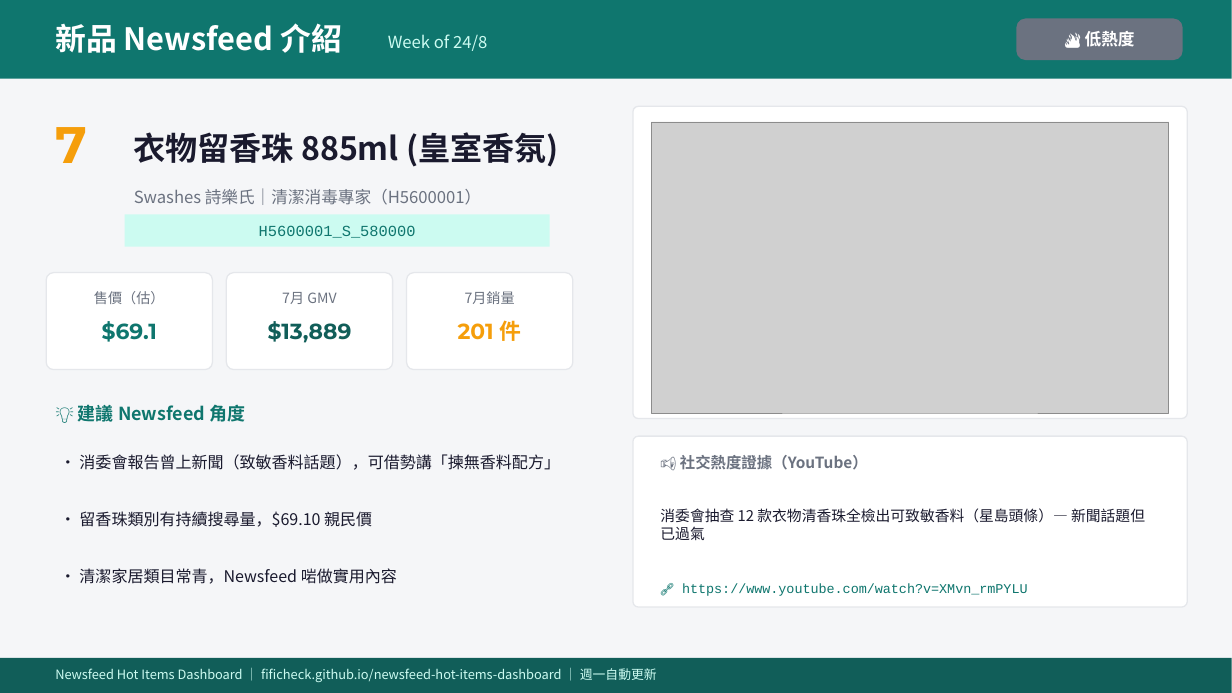
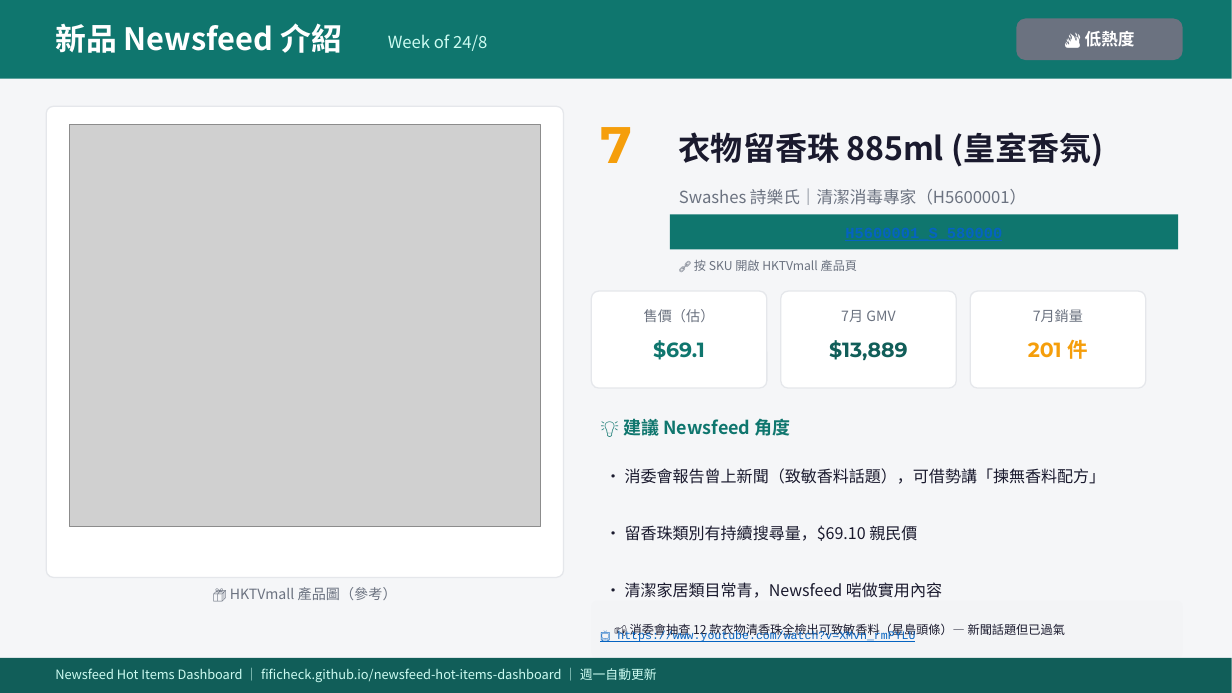
Before and after one commit to FIFICHECK/newsfeed-hot-items-dashboard, a slide deck: slide 1 of ppt/2026-08-24_H5600001_S_580000.pptx. Drawn at 1232x693 pixels with LibreOffice and Linux fonts; fonts in the diff are those of the drawing; grey boxes stand for pictures. Boxes give left, top, right and bottom in pixels: in the first picture for what was removed or moved away, otherwise in the second. Text is boxed around its words. In the diff, an @@ line names an element or a change of style, - is before the commit and + after.

Commit message:
Add per-SKU PPT: 2026-08-24_H5600001_S_580000.pptx

```diff
--- a/ppt/2026-08-24_H5600001_S_580000.pptx
+++ b/ppt/2026-08-24_H5600001_S_580000.pptx
@@ rounded rectangle resized from (x1=226, y1=273, x2=393, y2=370) to (x1=46, y1=106, x2=564, y2=578) @@
@@ rounded rectangle at (x1=46, y1=106, x2=564, y2=578): proportions changed @@
@@ text "7" moved from (x1=55, y1=127, x2=87, y2=163) to (x1=600, y1=127, x2=632, y2=163) @@
@@ rounded rectangle removed at (x1=633, y1=106, x2=1188, y2=419) @@
@@ text "衣物留香珠 885ml (皇室香氛)" moved from (x1=134, y1=132, x2=558, y2=167) to (x1=679, y1=132, x2=1103, y2=167) @@
@@ picture resized from (x1=652, y1=122, x2=1169, y2=413) to (x1=69, y1=125, x2=541, y2=527) @@
@@ text "Swashes 詩樂氏｜清潔消毒專家（H5600001）" moved from (x1=134, y1=188, x2=481, y2=205) to (x1=679, y1=188, x2=1026, y2=205) @@
@@ rectangle removed at (x1=125, y1=214, x2=550, y2=247) @@
-H5600001_S_580000
@@ rectangle added at (x1=670, y1=214, x2=1178, y2=250), fill #0F766E @@
@@ text added at (x1=694, y1=260, x2=857, y2=271), 9.5 pt, text #6B7280 @@
+🔗 按 SKU 開啟 HKTVmall 產品頁
@@ rounded rectangle resized from (x1=407, y1=273, x2=573, y2=370) to (x1=592, y1=291, x2=767, y2=388) @@
@@ rounded rectangle resized from (x1=46, y1=273, x2=213, y2=370) to (x1=781, y1=291, x2=957, y2=388) @@
@@ rounded rectangle added at (x1=970, y1=291, x2=1146, y2=388), fill #FFFFFF, outline #E5E7EB 1 pt @@
@@ text "售價（估）" moved from (x1=94, y1=291, x2=165, y2=304) to (x1=644, y1=309, x2=715, y2=322) @@
@@ text "$69.1" moved from (x1=102, y1=321, x2=157, y2=342) to (x1=653, y1=340, x2=705, y2=360) @@
@@ text "7月 GMV" moved from (x1=282, y1=292, x2=336, y2=304) to (x1=841, y1=310, x2=895, y2=322) @@
@@ text "$13,889" moved from (x1=268, y1=321, x2=352, y2=343) to (x1=829, y1=340, x2=908, y2=360) @@
@@ size 17 to 16 pt in 3 elements at (x1=653, y1=340, x2=705, y2=360), (x1=829, y1=340, x2=908, y2=360), (x1=1028, y1=339, x2=1089, y2=359) @@
@@ text "7月銷量" moved from (x1=465, y1=291, x2=515, y2=304) to (x1=1033, y1=309, x2=1083, y2=322) @@
@@ text "201 件" moved from (x1=458, y1=320, x2=522, y2=341) to (x1=1028, y1=339, x2=1089, y2=359) @@
@@ text "💡 建議 Newsfeed 角度" moved from (x1=78, y1=402, x2=246, y2=426) to (x1=623, y1=416, x2=791, y2=440) @@
@@ text "• 消委會報告曾上新聞（致敏香料話題），可借勢講「揀無香料配方」" moved from (x1=79, y1=454, x2=560, y2=470) to (x1=625, y1=468, x2=1106, y2=484) @@
@@ rounded rectangle removed at (x1=633, y1=436, x2=1188, y2=607) @@
@@ text removed at (x1=680, y1=455, x2=868, y2=470) @@
-📢 社交熱度證據（YouTube）
@@ text "• 留香珠類別有持續搜尋量，$69.10 親民價" moved from (x1=79, y1=511, x2=372, y2=527) to (x1=625, y1=525, x2=917, y2=541) @@
@@ text "• 清潔家居類目常青，Newsfeed 啱做實用內容" moved from (x1=79, y1=568, x2=397, y2=584) to (x1=625, y1=582, x2=942, y2=598) @@
@@ text added at (x1=230, y1=587, x2=397, y2=600), 11 pt, text #6B7280 @@
+📦 HKTVmall 產品圖（參考）
@@ rounded rectangle added at (x1=592, y1=601, x2=1183, y2=658), fill #F3F4F6 @@
@@ text at (x1=630, y1=623, x2=1065, y2=638): text changed; size 11.5 to 9.5 pt @@
-消委會抽查 12 款衣物清香珠全檢出可致敏香料（星島頭條）— 新聞話題但已過氣
+📢 消委會抽查 12 款衣物清香珠全檢出可致敏香料（星島頭條）— 新聞話題但已過氣
@@ text at (x1=617, y1=631, x2=915, y2=642): text changed; size 10.5 to 9 pt; text colour #0F766E to #0563C1 @@
-🔗 https://www.youtube.com/watch?v=XMvn_rmPYLU
+📺 https://www.youtube.com/watch?v=XMvn_rmPYLU
```
